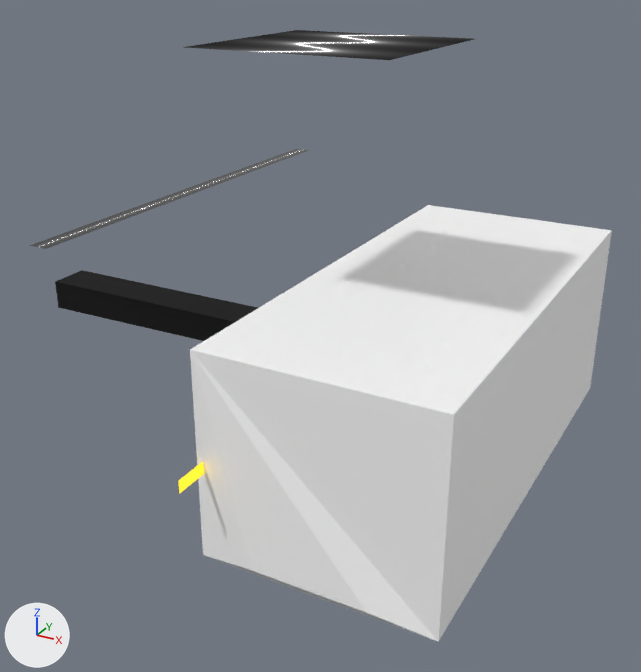
One commit to the Blender file Assets/Model/Haimenobasyo/start2.blend: the scene before it, then after it.
Before and after are seen from a camera (50 mm lens) standing at (26.6, -69.8, 44.7) and looking at (-13.2, 2.7, 8.4). Arrows for +X, +Y and +Z are at lower left; the lights stay in place.

In view in the first picture: 'Building', 'Plane.001', 'Plane.002', 'WaitArea.010'.
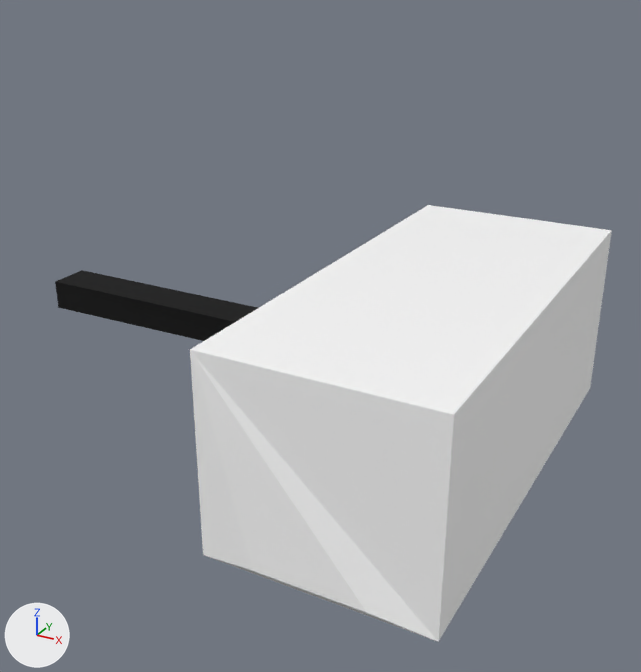
What differs and where, as boxes (x1, y1, x2, y2) in the pictures (641 x 672 px):
```json
{"object": "Plane.002", "change": "deleted", "before": [184, 30, 474, 60]}
{"object": "WaitArea.010", "change": "deleted", "before": [29, 149, 309, 249]}
{"object": "Plane.001", "change": "hidden", "before": [178, 462, 204, 494]}
```

Edits to the scene script, one JSON object a line:
```json
{"op": "remove", "block": "ob_waitarea_010", "code": ["ob_waitarea_010 = bpy.data.objects.new('WaitArea.010', me_平面_015)", "ob_waitarea_010.location = (-7.3, 0.0, 22.7)", "ob_waitarea_010.rotation_euler = (0.0, 0.0, 3.142)  # degrees (0, 0, 180)", "ob_waitarea_010.scale = (-35.8, 21.2, 9.55)"]}
{"op": "remove", "block": "ob_plane_002", "code": ["ob_plane_002 = bpy.data.objects.new('Plane.002', me_plane_002)", "ob_plane_002.location = (-7.1, -6.0, 37.8)", "ob_plane_002.scale = (8.44, 8.44, 8.44)"]}
{"op": "add", "block": "ob_plane_001", "code": "ob_plane_001.hide_set(True)"}
```
